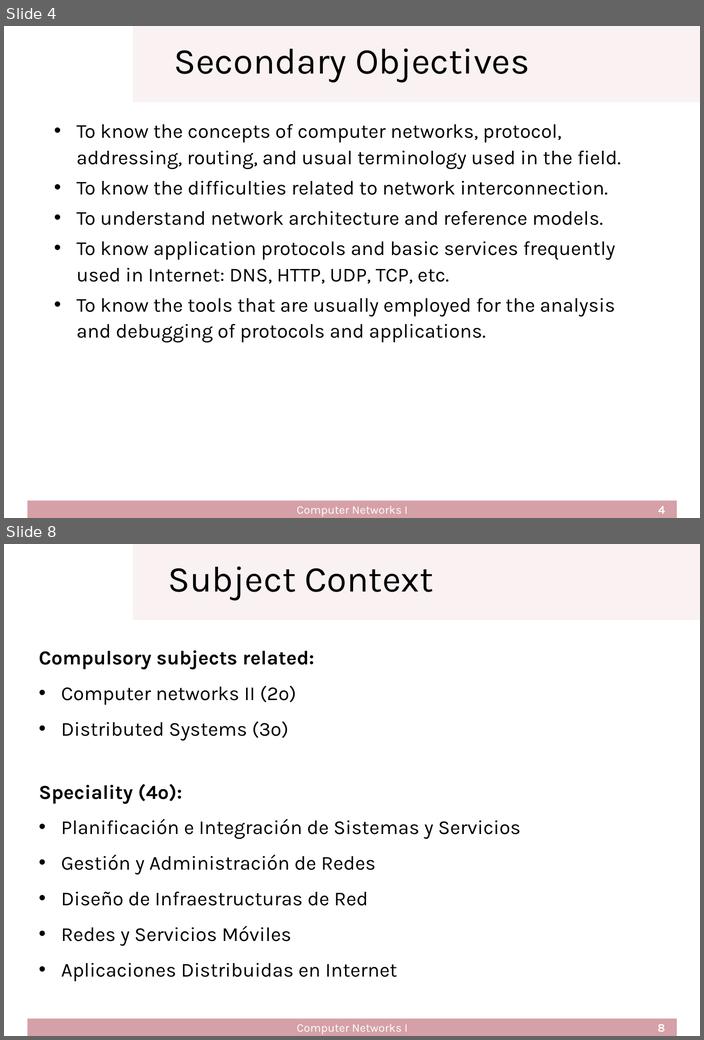
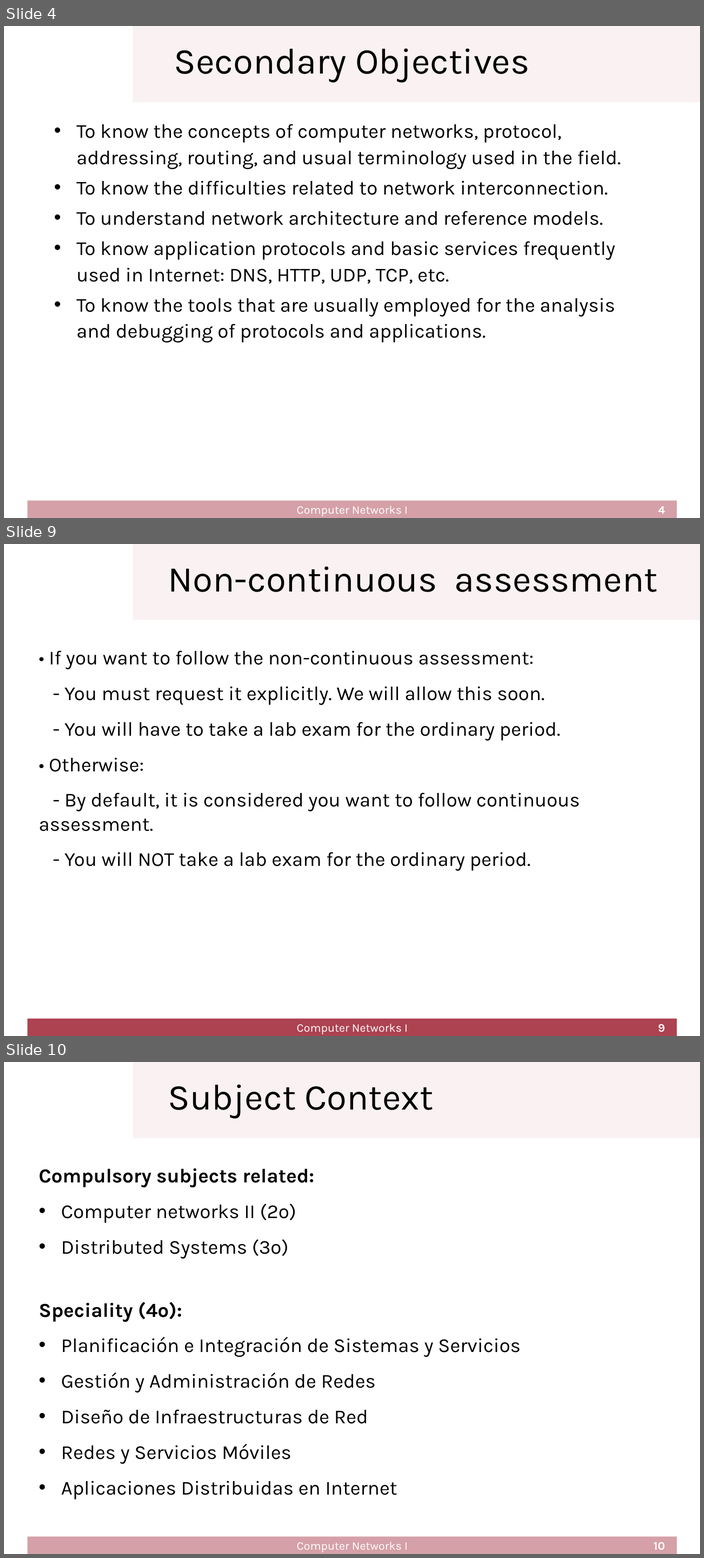
Before and after one commit to cletomartin/redes1, a slide deck: slides/presentation.odp. Shown one above the other, each under a label of ours: slides 4 and 8 before the commit, slides 4, 9 and 10 after it; the slides between them are not shown. The pictures are 704x1040 and 704x1558 pixels, drawn with LibreOffice and Linux fonts; fonts in the diff are those of the drawing; background and template pictures are left out. Boxes give left, top, right and bottom in pixels: in the first picture for what was removed or moved away, otherwise in the second. Text is boxed around its words. In the diff, an @@ line names an element or a change of style, - is before the commit and + after.

```diff
--- a/slides/presentation.odp
+++ b/slides/presentation.odp
@@ slide 9 added at bbox=[4, 544, 700, 1036], background #FFFFFF; not listed: 1 template element that a slide beside it also shows @@
@@ title added at bbox=[168, 566, 657, 592], 44 pt, text #000000 @@
+Non-continuous assessment
@@ text added at bbox=[39, 650, 580, 871], 24 pt, text #000000 @@
+• If you want to follow the non-continuous assessment:
+- You must request it explicitly. We will allow this soon.
+- You will have to take a lab exam for the ordinary period.
+• Otherwise:
+- By default, it is considered you want to follow continuous assessment.
+- You will NOT take a lab exam for the ordinary period.
@@ freeform shape added at bbox=[27, 1018, 676, 1035], fill #AD4251 @@
@@ text added at bbox=[297, 1024, 407, 1034], 14 pt, text #FFFFFF @@
+Computer Networks I
@@ page number added at bbox=[657, 1024, 664, 1032], 14 pt, text #FFFFFF, bold @@
+9
@@ what was slide 8 is now slide 10 @@
@@ page number at bbox=[653, 1542, 664, 1550]: text changed @@
-8
+10
```
Also in this commit, not shown: 4 slides changed, 1 other slide added, 1 other file.
